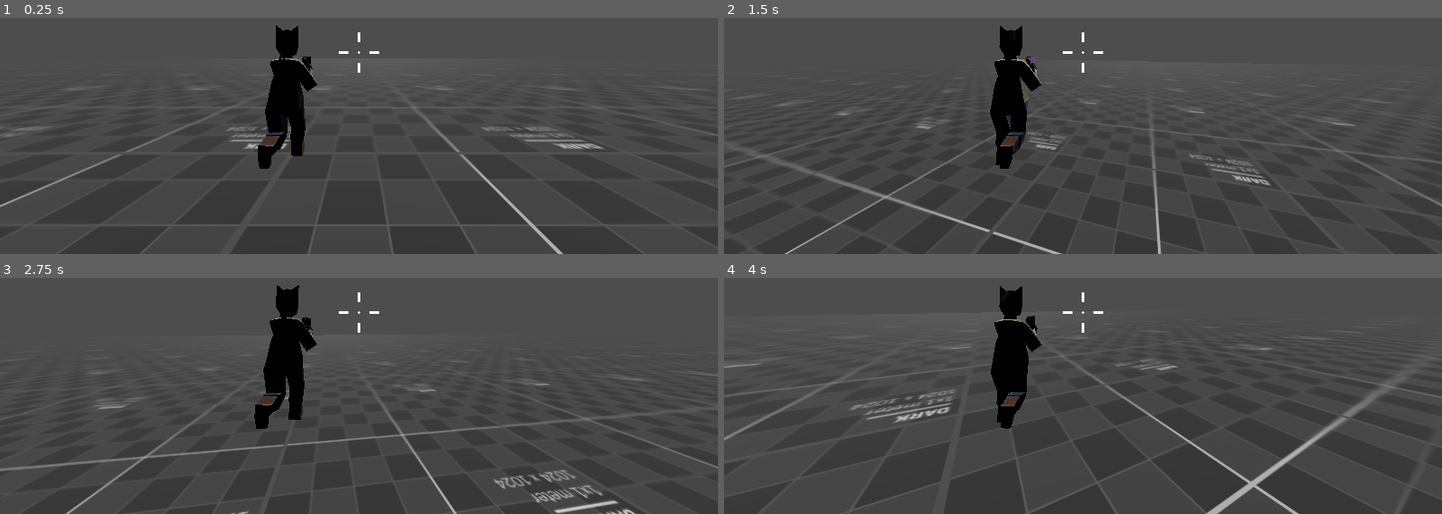
Above: before the commit, frames 1-4 (two rows, left to right).
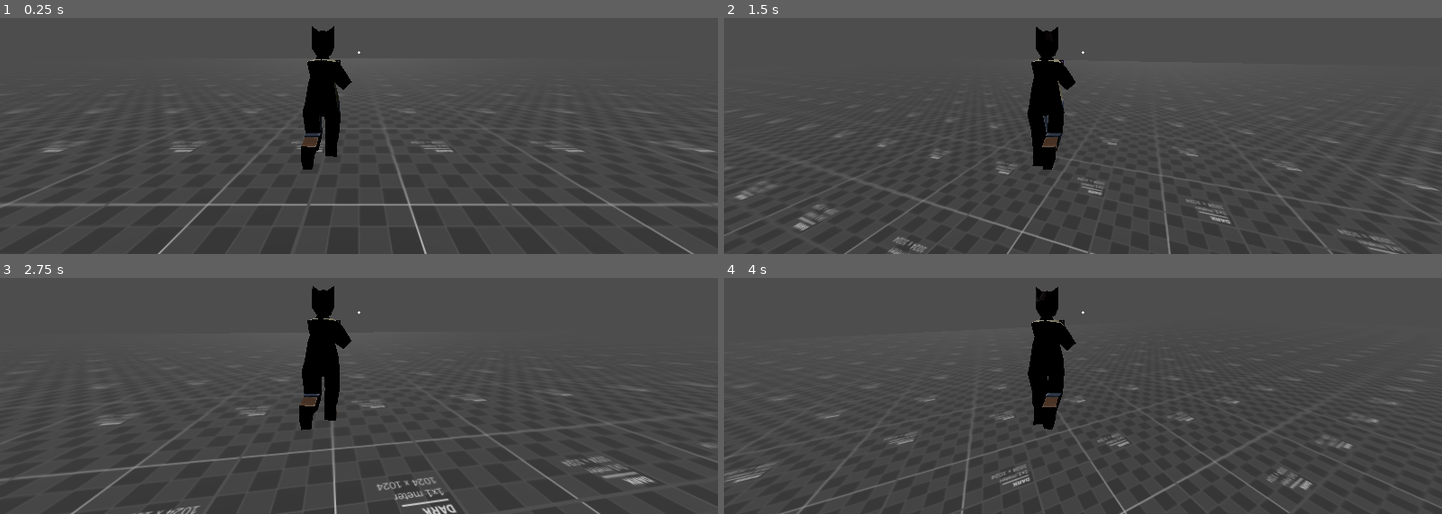
Above: after the commit, the same moments.

Repository: dairycultist/CityZoomer
Game: Godot game, scene res://level.tscn
Same seed, same stepped clock (60 frames per second), same inputs: the game is played once before the commit and once after it.
Inputs (mouse positions are in pixels of both pictures, inside the frame that each line leads up to):
- Up to frame 1 (0.25 s): no input
- Up to frame 2 (1.5 s): move the mouse to (1118, 51) at 0.52 s; hold Space (jump) 0.53-1.28 s; hold W (walk_up) from 0.53 s (still down); move the mouse to (1047, 53) at 1.27 s; tap Space (jump) at 1.35 s
- Up to frame 3 (2.75 s): keep holding W (walk_up); tap Space (jump) at 1.52, 1.82 s; move the mouse to (373, 306) at 2.02 s; hold Space (jump) from 2.03 s (still down)
- Up to frame 4 (4 s): keep holding W (walk_up); move the mouse to (1075, 318) at 2.77 s; release Space (jump) at 2.78 s; tap Space (jump) at 2.85, 3.02, 3.32 s; move the mouse to (1133, 318) at 3.52 s; hold Space (jump) from 3.53 s (still down)

The runs differ from the first frame. In frame 1, 8.2% of the frame differs, in the area x 0-100%, y 3-100%; in frame 2, 8.8%; in frame 3, 9.3%; in frame 4, 9.3%.

Commit message:
Remove b-hopping since I don't know how to tune it

Diff:
--- a/debug.tres
+++ b/debug.tres
@@ -4,5 +4,5 @@
 
 [resource]
 albedo_texture = ExtResource("1_1j876")
-uv1_scale = Vector3(0.2, 0.2, 0.2)
+uv1_scale = Vector3(0.5, 0.5, 0.5)
 uv1_triplanar = true
--- a/level.tscn
+++ b/level.tscn
@@ -15,9 +15,10 @@
 
 [node name="Player" parent="." instance=ExtResource("1_vonw3")]
 transform = Transform3D(-1, 0, -1.50996e-07, 0, 1, 0, 1.50996e-07, 0, -1, 0, 0, 0)
-ground_accel = 30.0
-air_accel = 18.0
-max_velocity = 3.0
+accel = 70.0
+max_speed = 8.5
+jump_speed = 7.0
+gravity = 20.0
 
 [node name="Floor" type="StaticBody3D" parent="."]
 
--- a/player/player.gd
+++ b/player/player.gd
@@ -7,14 +7,11 @@
 @export var max_camera_distance: float = 3.0
 
 @export_group("Movement")
-@export var ground_accel: float    = 25
-@export var air_accel: float       = 25
-@export var max_velocity: float    = 5
-@export var ground_friction: float = 8
-@export var jump_speed: float      = 8
-## Lower values make it easier to gain speed. Higher values make it easier to
-## change direction in the air while maintaining speed.
-@export_range(0.0, 0.1, 0.001, "or_greater") var forward_coherence: float = 0.05
+@export var accel: float      = 25
+@export var max_speed: float  = 5
+@export var drag: float       = 8
+@export var jump_speed: float = 8
+@export var gravity: float    = 25
 
 @export_group("IK")
 @export var left_hand: Node3D
@@ -44,11 +41,21 @@
 	var direction := (transform.basis * Vector3(input_dir.x, 0, input_dir.y)).normalized()
 
 	# gravity
-	velocity.y -= 25.0 * delta
+	velocity.y -= gravity * delta
 
 	# moving
 	if direction:
-		velocity = accelerate(delta, ground_accel if is_on_floor() else air_accel, direction, velocity)
+
+		velocity += direction * accel * delta
+
+		var vel2d := Vector2(velocity.x, velocity.z)
+
+		if (vel2d.length() > max_speed):
+
+			vel2d = vel2d.normalized() * max_speed
+
+			velocity.x = vel2d.x
+			velocity.z = vel2d.y
 
 	if is_on_floor():
 
@@ -59,10 +66,10 @@
 			$HopSound.pitch_scale = randf_range(0.9, 1.1)
 			$HopSound.play()
 
-		else:
+		elif not direction:
 
 			# drag
-			velocity = lerp(velocity, Vector3.ZERO, ground_friction * delta)
+			velocity = lerp(velocity, Vector3.ZERO, drag * delta)
 
 	move_and_slide()
 
@@ -76,17 +83,6 @@
 	else:
 		$CameraAnchor/Camera3D.global_position = $CameraAnchor.global_position + max_camera_distance * $CameraAnchor.global_transform.basis.z
 
-# https://adrianb.io/2015/02/14/bunnyhop.html
-func accelerate(delta: float, accel: float, inputDirection: Vector3, prevVelocity: Vector3) -> Vector3:
-
-	var projVel := prevVelocity.dot(inputDirection)
-	var accelVel := accel * delta
-
-	if (projVel + accelVel > max_velocity):
-		accelVel = max_velocity - projVel
-
-	return prevVelocity + inputDirection * accelVel
-
 func _input(event):
 
 	if event.is_action_pressed("pause"):
@@ -98,16 +94,15 @@
 
 	if event is InputEventMouseMotion and Input.mouse_mode == Input.MOUSE_MODE_CAPTURED:
 
-		rotation.y += deg_to_rad(-event.relative.x * mouse_sensitivity)
+		var rotation_angle := deg_to_rad(-event.relative.x * mouse_sensitivity)
+
+		rotation.y += rotation_angle
 
 		camera_pitch = clampf(camera_pitch - event.relative.y * mouse_sensitivity, -90, 90)
 
 		$CameraAnchor.rotation.x = deg_to_rad(camera_pitch)
 
-		# forward coherence (try to align velocity w/ facing direction when turning)
-		var forward          := Vector2(-transform.basis.z.x, -transform.basis.z.z).normalized()
-		var velocity_2d      := Vector2(velocity.x, velocity.z)
-		var cohered_velocity := forward * forward.dot(velocity_2d)
-		var fac              := minf(velocity_2d.length() * forward_coherence * abs(event.relative.x) * mouse_sensitivity, 1.0)
-		velocity.x = lerp(velocity.x, cohered_velocity.x, fac)
-		velocity.z = lerp(velocity.z, cohered_velocity.y, fac)
+		# rotate velocity with camera rotation
+		var rotated := Vector2(velocity.x, velocity.z).rotated(-rotation_angle)
+		velocity.x = rotated.x
+		velocity.z = rotated.y
--- a/player/player.tscn
+++ b/player/player.tscn
@@ -3,7 +3,7 @@
 [ext_resource type="Script" uid="uid://db4nmoieo5cus" path="res://player/player.gd" id="1_4flbx"]
 [ext_resource type="AudioStream" uid="uid://v3dpiw87ok7o" path="res://player/hop.wav" id="3_g1dw6"]
 [ext_resource type="Texture2D" uid="uid://cvcn5stehsh65" path="res://player/crosshair.png" id="6_rgyib"]
-[ext_resource type="ArrayMesh" uid="uid://dli655ofg14gs" path="res://items/rifle.obj" id="7_hg6s5"]
+[ext_resource type="ArrayMesh" uid="uid://dli655ofg14gs" path="res://player/model/rifle.obj" id="7_hg6s5"]
 [ext_resource type="Material" uid="uid://c7morv0ouf260" path="res://player/model/player.tres" id="8_8t03j"]
 
 [sub_resource type="CapsuleShape3D" id="CapsuleShape3D_mlf6e"]
@@ -197,15 +197,26 @@
 script = ExtResource("1_4flbx")
 left_hand = NodePath("Model/Armature/Skeleton3D/LeftHandIK")
 right_hand = NodePath("Model/Armature/Skeleton3D/RightHandIK")
-left_target = NodePath("Model/Rifle/LeftTargetIK")
-right_target = NodePath("Model/Rifle/RightTargetIK")
+left_target = NodePath("CameraAnchor/Rifle/LeftTargetIK")
+right_target = NodePath("CameraAnchor/Rifle/RightTargetIK")
 
 [node name="CameraAnchor" type="Node3D" parent="."]
-transform = Transform3D(1, 0, 0, 0, 1, 0, 0, 0, 1, 1, 1.5, 8.74228e-08)
+transform = Transform3D(1, 0, 0, 0, 1, 0, 0, 0, 1, 0.5, 1.5107497, 0)
 
 [node name="Camera3D" type="Camera3D" parent="CameraAnchor"]
 cull_mask = 1
 fov = 90.0
+
+[node name="Rifle" type="MeshInstance3D" parent="CameraAnchor"]
+transform = Transform3D(-0.05, 0, -4.37114e-09, 0, 0.05, 0, 4.37114e-09, 0, -0.05, -0.352, -0.24435163, -0.39)
+mesh = ExtResource("7_hg6s5")
+skeleton = NodePath("../..")
+
+[node name="LeftTargetIK" type="Node3D" parent="CameraAnchor/Rifle"]
+transform = Transform3D(-20, 0, -3.01992e-06, 0, 20, 0, 3.01992e-06, 0, -20, 0.650816, -1.86985, 1.77106)
+
+[node name="RightTargetIK" type="Node3D" parent="CameraAnchor/Rifle"]
+transform = Transform3D(-20, 0, -3.01992e-06, 0, 20, 0, 3.01992e-06, 0, -20, -0.417968, -1.45921, -1.36423)
 
 [node name="Collider" type="CollisionShape3D" parent="."]
 transform = Transform3D(1, 0, 0, 0, 1, 0, 0, 0, 1, 0, 0.85, 0)
@@ -230,17 +241,6 @@
 
 [node name="Model" type="Node3D" parent="."]
 transform = Transform3D(-1, 0, -8.74228e-08, 0, 1, 0, 8.74228e-08, 0, -1, 3.5527137e-15, 0, 0.2)
-
-[node name="Rifle" type="MeshInstance3D" parent="Model"]
-transform = Transform3D(0.05, 0, 0, 0, 0.05, 0, 0, 0, 0.05, -0.14800003, 1.31, 0.46499997)
-mesh = ExtResource("7_hg6s5")
-skeleton = NodePath("../..")
-
-[node name="LeftTargetIK" type="Node3D" parent="Model/Rifle"]
-transform = Transform3D(-20, 0, -3.01992e-06, 0, 20, 0, 3.01992e-06, 0, -20, 0.650816, -1.86985, 1.77106)
-
-[node name="RightTargetIK" type="Node3D" parent="Model/Rifle"]
-transform = Transform3D(-20, 0, -3.01992e-06, 0, 20, 0, 3.01992e-06, 0, -20, -0.417968, -1.45921, -1.36423)
 
 [node name="Armature" type="Node3D" parent="Model"]
 transform = Transform3D(1, 0, 0, 0, 1, 0, 0, 0, 1, 0, 0.839765, 0)
Not shown, removed: items/rifle.obj.import
Binary file changed: player/crosshair.png
Renamed: items/rifle.mtl -> player/model/rifle.mtl
Renamed: items/rifle.obj -> player/model/rifle.obj
Not shown, added: player/model/rifle.obj.import
